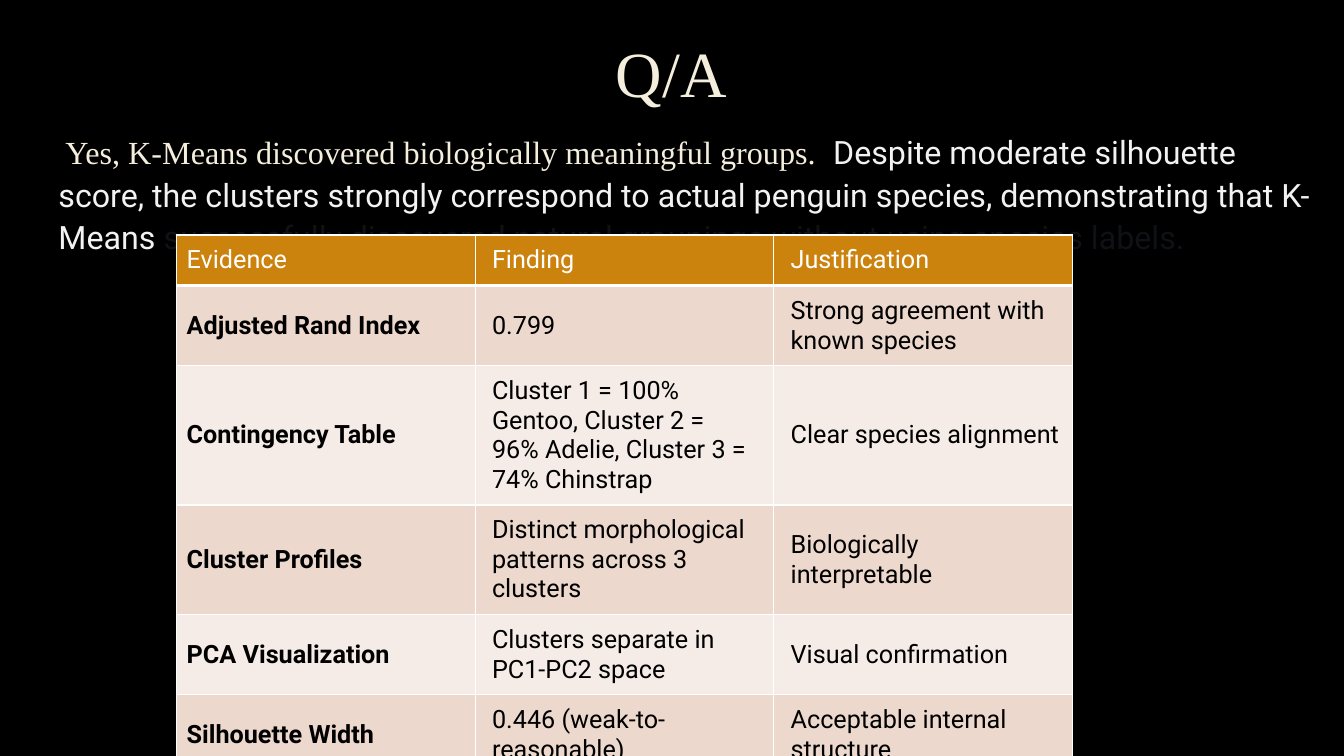
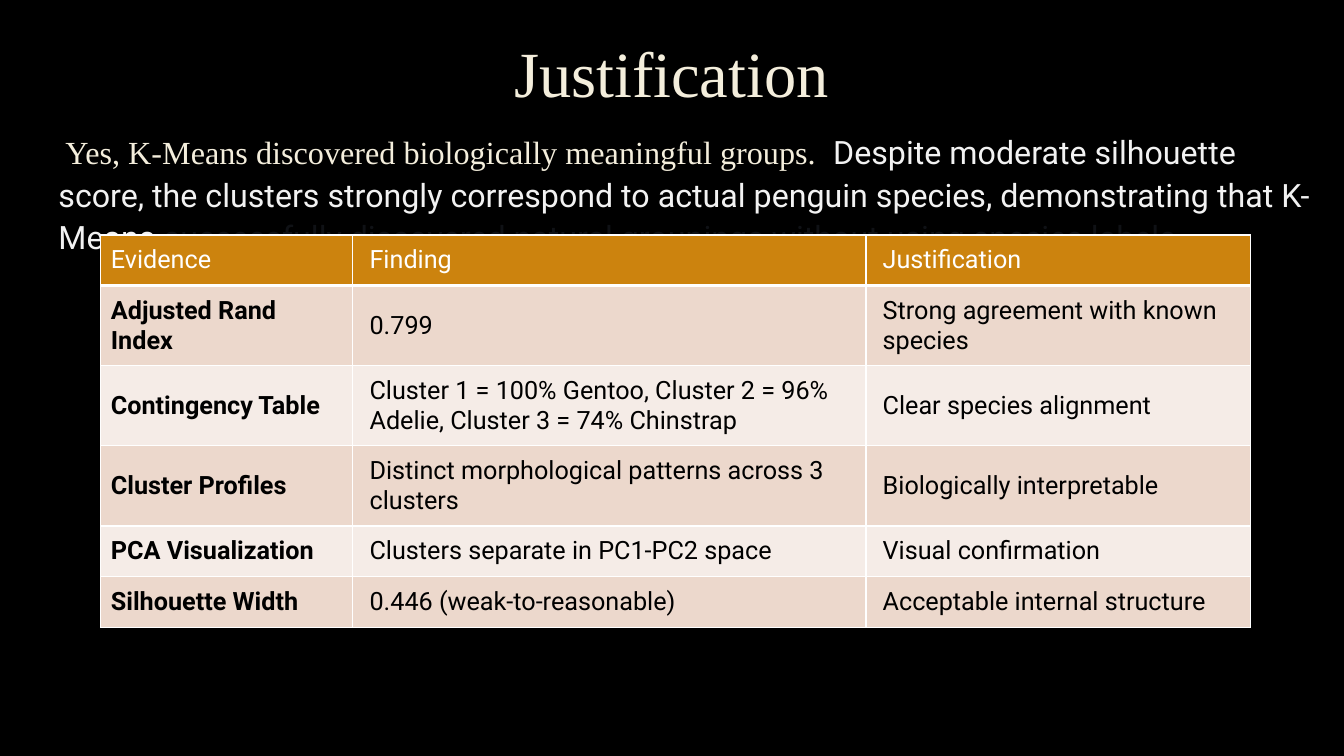
Before and after one commit to AlchymedSolutions/KIBIDI-MACHINE-LEARNING-PROJECTS-2026, a slide deck: slide 13 of ML ASS 4 PENGUIN UML1.pptx. Drawn at 1344x756 pixels with LibreOffice and Linux fonts; fonts in the diff are those of the drawing; background and template pictures are left out. Boxes give left, top, right and bottom in pixels: in the first picture for what was removed or moved away, otherwise in the second. Text is boxed around its words. In the diff, an @@ line names an element or a change of style, - is before the commit and + after.

```diff
--- a/ML ASS 4 PENGUIN UML1.pptx
+++ b/ML ASS 4 PENGUIN UML1.pptx
@@ title at [514, 51, 828, 98]: text changed @@
-Q/A
+Justification
@@ table: place and size @@
-table at [176, 235, 1072, 748]
+table at [101, 235, 1251, 633]
```
Also in this commit, not shown: 2 other slides changed.
